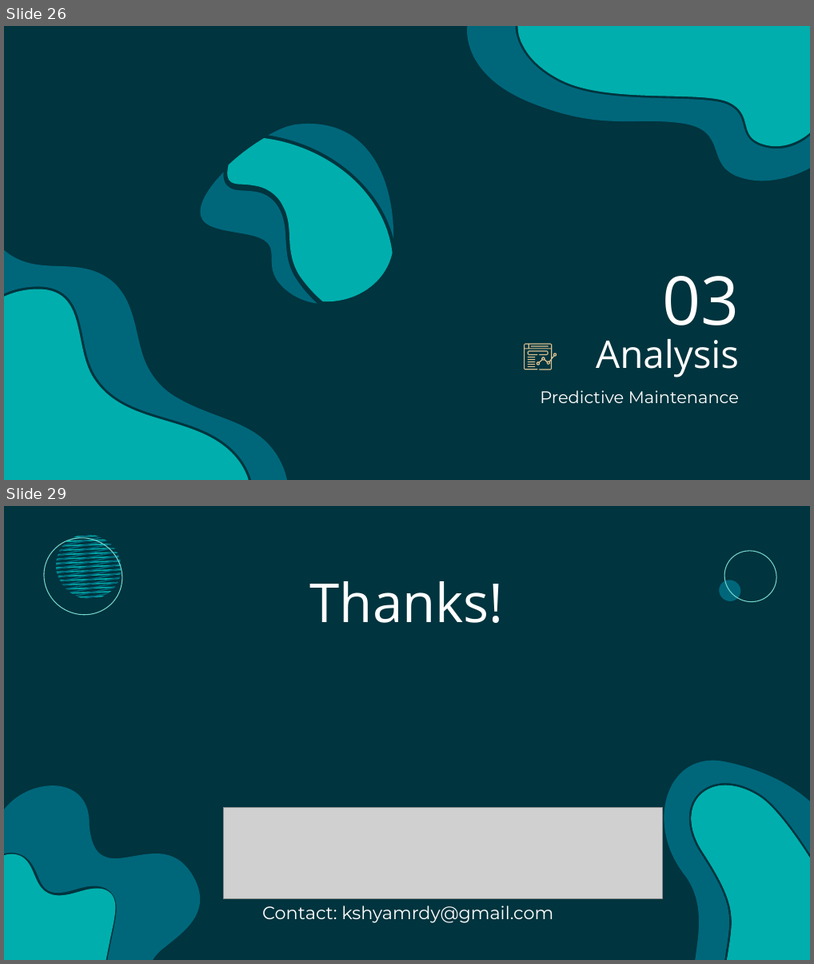
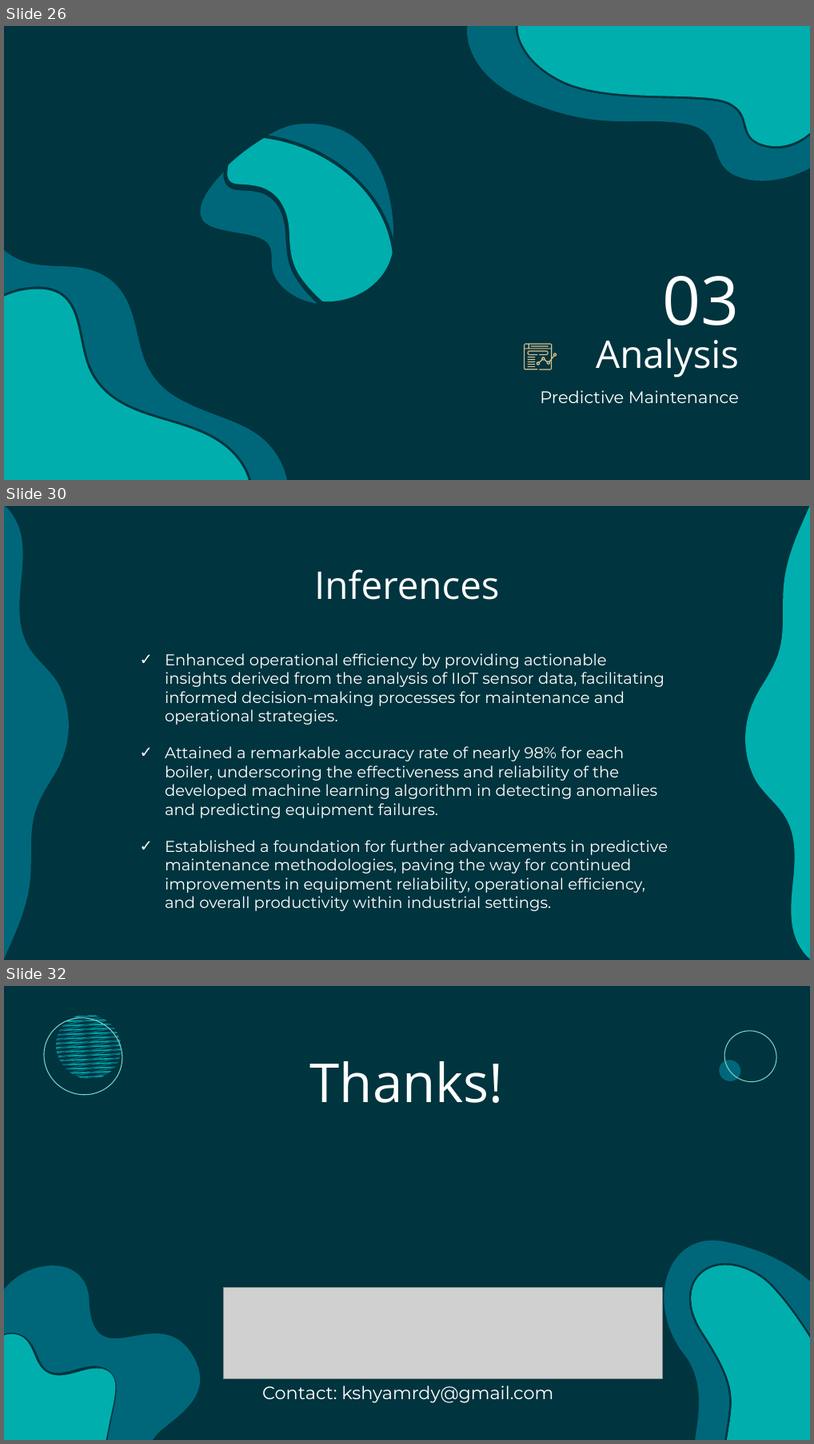
Before and after one commit to JathinShyam/Project-Final, a slide deck: Rockfort Intern Report.pptx. Shown one above the other, each under a label of ours: slides 26 and 29 before the commit, slides 26, 30 and 32 after it; the slides between them are not shown. The pictures are 814x964 and 814x1444 pixels, drawn with LibreOffice and Linux fonts; fonts in the diff are those of the drawing; grey boxes stand for pictures. Boxes give left, top, right and bottom in pixels: in the first picture for what was removed or moved away, otherwise in the second. Text is boxed around its words. In the diff, an @@ line names an element or a change of style, - is before the commit and + after.

Commit message:
added inferences

```diff
--- a/Rockfort Intern Report.pptx
+++ b/Rockfort Intern Report.pptx
@@ slide 30 added at box(4, 506, 810, 960), background #00343E @@
@@ freeform shape added at box(4, 506, 69, 958), fill #00677B @@
@@ freeform shape added at box(746, 506, 810, 958), fill #00AFAD @@
@@ title added at box(314, 569, 499, 600), 34 pt, text #FFFFFF @@
+Inferences
@@ subtitle added at box(165, 653, 668, 911), 14 pt, text #FFFFFF @@
+✓ Enhanced operational efficiency by providing actionable insights derived from the analysis of IIoT sensor data, facilitating informed decision-making processes for maintenance and operational strategies.
+✓ Attained a remarkable accuracy rate of nearly 98% for each boiler, underscoring the effectiveness and reliability of the developed machine learning algorithm in detecting anomalies and predicting equipment failures.
+✓ Established a foundation for further advancements in predictive maintenance methodologies, paving the way for continued improvements in equipment reliability, operational efficiency, and overall productivity within industrial settings.
@@ what was slide 29 is now slide 32 @@
```
Also in this commit, not shown: 2 slides changed, 2 other slides added.
